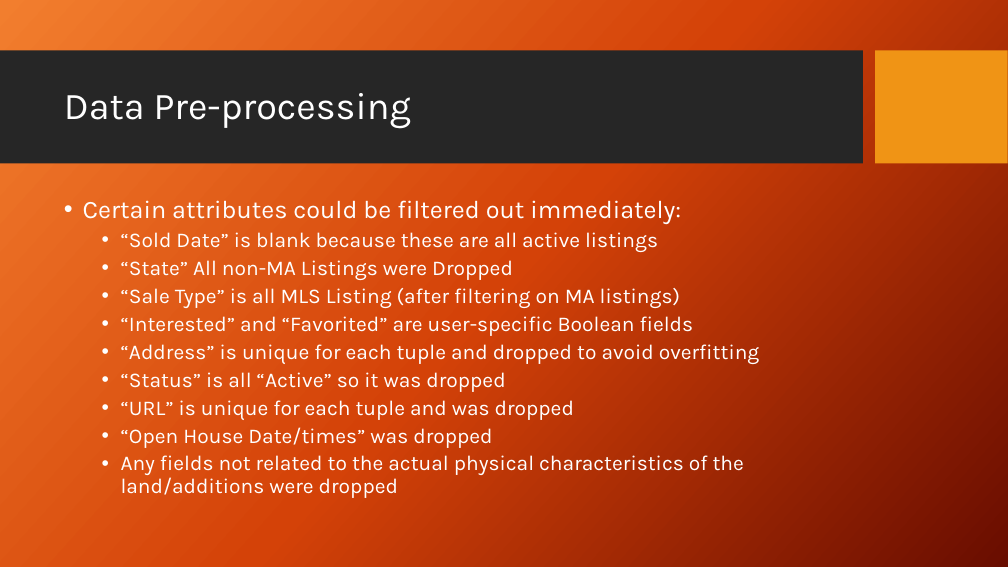
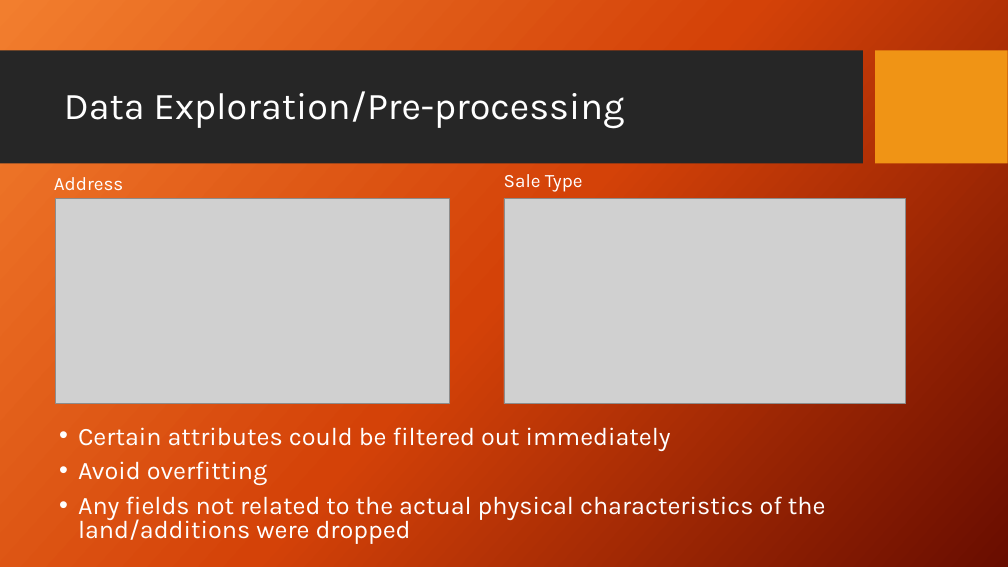
Before and after one commit to myz540/cs699_project_classification, a slide deck: slide 6 of documentation/CS699 Project Presentation.pptx. Drawn at 1008x567 pixels with LibreOffice and Linux fonts; fonts in the diff are those of the drawing; grey boxes stand for pictures; background and template pictures are left out. Boxes give left, top, right and bottom in pixels: in the first picture for what was removed or moved away, otherwise in the second. Text is boxed around its words. In the diff, an @@ line names an element or a change of style, - is before the commit and + after.

```diff
--- a/documentation/CS699 Project Presentation.pptx
+++ b/documentation/CS699 Project Presentation.pptx
@@ title at box(64, 91, 625, 128): text changed @@
-Data Pre-processing
+Data Exploration/Pre-processing
@@ text added at box(54, 177, 124, 191), 18 pt, text #FFFFFF @@
+Address
@@ text added at box(504, 174, 583, 192), 18 pt, text #FFFFFF @@
+Sale Type
@@ picture added at box(56, 199, 449, 404) @@
@@ picture added at box(504, 199, 906, 404) @@
@@ text "Certain attributes could be filtered ...": place and size @@
-text "Certain attributes could be filtered ..." at box(83, 200, 759, 498)
+text "Certain attributes could be filtered ..." at box(78, 427, 826, 544)
@@ text at box(78, 427, 671, 485): text changed; size 20 to 24 pt @@
-• Certain attributes could be filtered out immediately:
-  • “Sold Date” is blank because these are all active listings
-  • “State” All non-MA Listings were Dropped
-  • “Sale Type” is all MLS Listing (after filtering on MA listings)
-  • “Interested” and “Favorited” are user-specific Boolean fields
-  • “Address” is unique for each tuple and dropped to avoid overfitting
-  • “Status” is all “Active” so it was dropped
-  • “URL” is unique for each tuple and was dropped
-  • “Open House Date/times” was dropped
+• Certain attributes could be filtered out immediately
+• Avoid overfitting
@@ text at box(78, 496, 826, 544): size 20 to 24 pt in "Any fields not related to the actual ..."; list level 2 to 1 in "Any fields not related to ..."; line spacing 0.9 to 0.8 @@
```
Also in this commit, not shown: 4 other slides changed.
